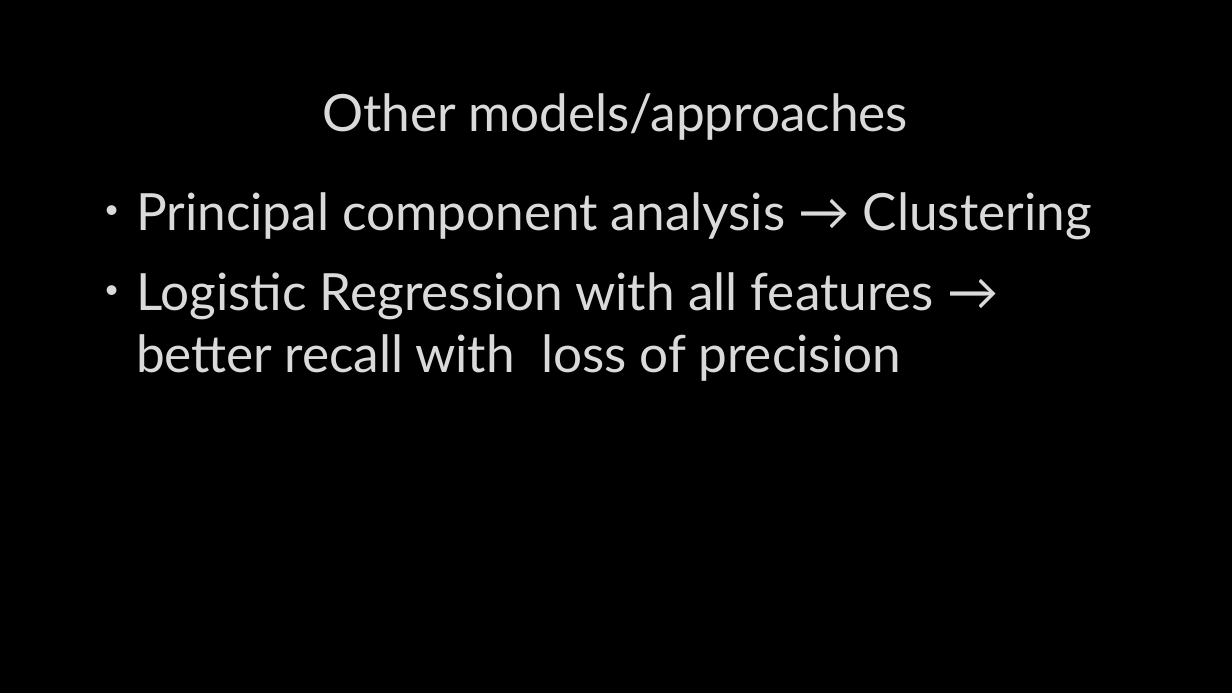
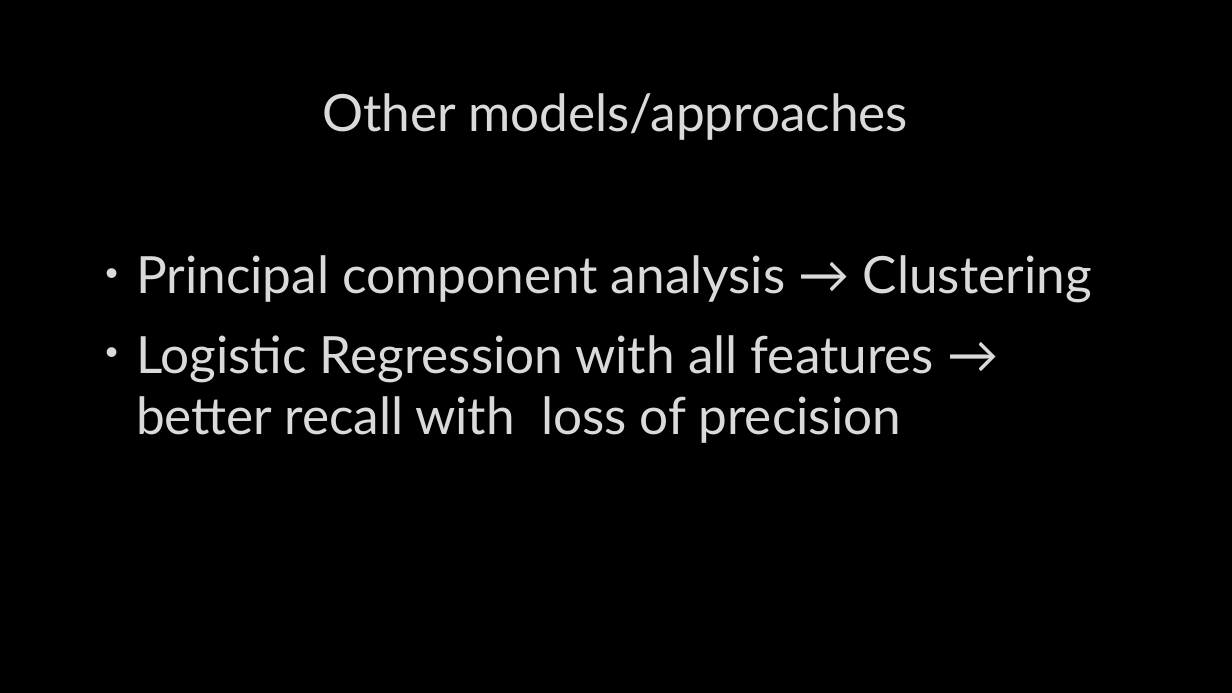
Before and after one commit to drewb8419/nonvoters, a slide deck: slide 20 of Final_Report/Capstone_nonvoters_presentation.pptx (slide 15 before the commit). Drawn at 1232x693 pixels with LibreOffice and Linux fonts; fonts in the diff are those of the drawing; background and template pictures are left out. Boxes give left, top, right and bottom in pixels: in the first picture for what was removed or moved away, otherwise in the second. Text is boxed around its words. In the diff, an @@ line names an element or a change of style, - is before the commit and + after.

```diff
--- a/Final_Report/Capstone_nonvoters_presentation.pptx
+++ b/Final_Report/Capstone_nonvoters_presentation.pptx
@@ text "Principal component analysis → Clustering": place and size @@
-text "Principal component analysis → Clustering" at (136,192,1092,381)
+text "Principal component analysis → Clustering" at (136,255,1092,443)
```
Also in this commit, not shown: 8 other slides changed, 9 slides added, 2 slides removed.
